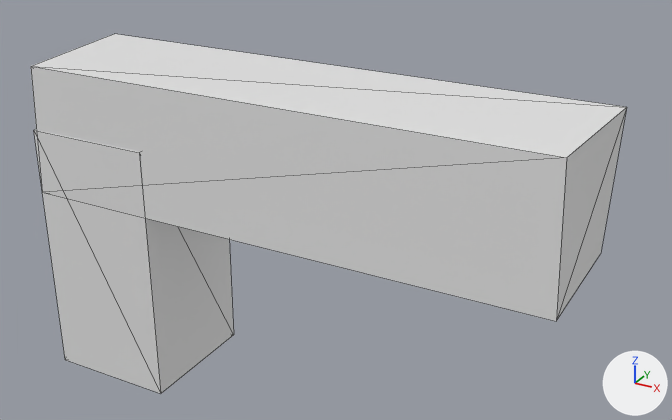
One commit to the glTF model models/gun.glb: the scene before it, then after it.
One viewpoint serves both versions: a 50 mm lens placed at (3.13, -5.18, 3.23), pointed at (0.18, 0.19, 0.55). The lights are fixed; the arrows at lower right show +X, +Y and +Z. Mesh edges are drawn as thin lines. Where no turn or scale is listed for an object, it has been applied to the vertices.
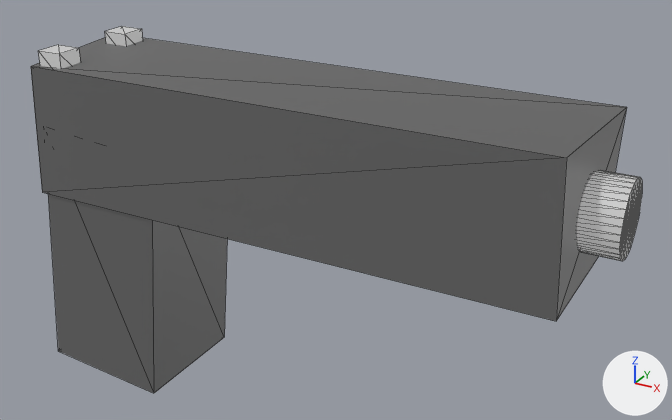
Pixel boxes (x1, y1, x2, y2) of what changed, in the pictures (672 x 420 px):
'Cube', recoloured, surface changed
    both: (31, 34, 627, 321)
'Cube.001', recoloured, surface changed, turned, rescaled
    before: (34, 129, 234, 394)
    after: (48, 194, 227, 393)
'Cylinder', added
    after: (577, 170, 642, 261)
'Cube.003', added
    after: (38, 45, 80, 69)
'Cube.002', added
    after: (105, 26, 143, 46)

Edits to the bpy script that builds the scene:
```text
Change mat_material:
    mat_material.base_color: (0.8, 0.8, 0.8) -> (0.061, 0.061, 0.061)  # white #e7e7e7 -> dark grey #464646
    add mat_material.emission_strength = 0.0481
Add mat_material_001:
    mat_material_001 = principled_material('Material.001')
    mat_material_001.base_color = (0.338, 0.338, 0.338)  # grey #9d9d9d
    mat_material_001.emission_strength = 0.241
Change me_cube_001:
    where me_cube_001.from_pydata(...)  # 8 vertices, 12 faces; spans x -1.0..1.0, y -1.0..1.0, z -1.0..1.0
    add me_cube_001.materials.append(mat_material)  # dark grey #464646
Add me_cube_003:
    me_cube_003.from_pydata(...)  # a box spanning x -0.1..0.1, y -0.1..0.1, z -0.1..0.1
    me_cube_003.materials.append(mat_material_001)  # grey #9d9d9d
Add me_cylinder:
    me_cylinder.from_pydata(...)  # a 32-sided cylinder along x spanning x -0.25..0.25, y -0.25..0.25, z -0.25..0.25
    me_cylinder.materials.append(mat_material_001)  # grey #9d9d9d
Change ob_cube_001:
    ob_cube_001.rotation_euler: (0.0, 0.0, 0.0) -> (0.0, 0.0873, 0.0)  # degrees (0, 0, 0) -> degrees (0, 5, 0)
    ob_cube_001.scale: (0.5, 0.5, 1.0) -> (0.5, 0.48, 1.0)
Add ob_cube_003:
    ob_cube_003 = bpy.data.objects.new('Cube.003', me_cube_003)
    ob_cube_003.location = (-1.8, -0.35, 1.5)
Add ob_cube_002:
    ob_cube_002 = bpy.data.objects.new('Cube.002', me_cube_003.copy())
    ob_cube_002.location = (-1.8, 0.35, 1.5)
Add ob_cylinder:
    ob_cylinder = bpy.data.objects.new('Cylinder', me_cylinder)
    ob_cylinder.location = (2.0, 0.0, 1.0)
```
